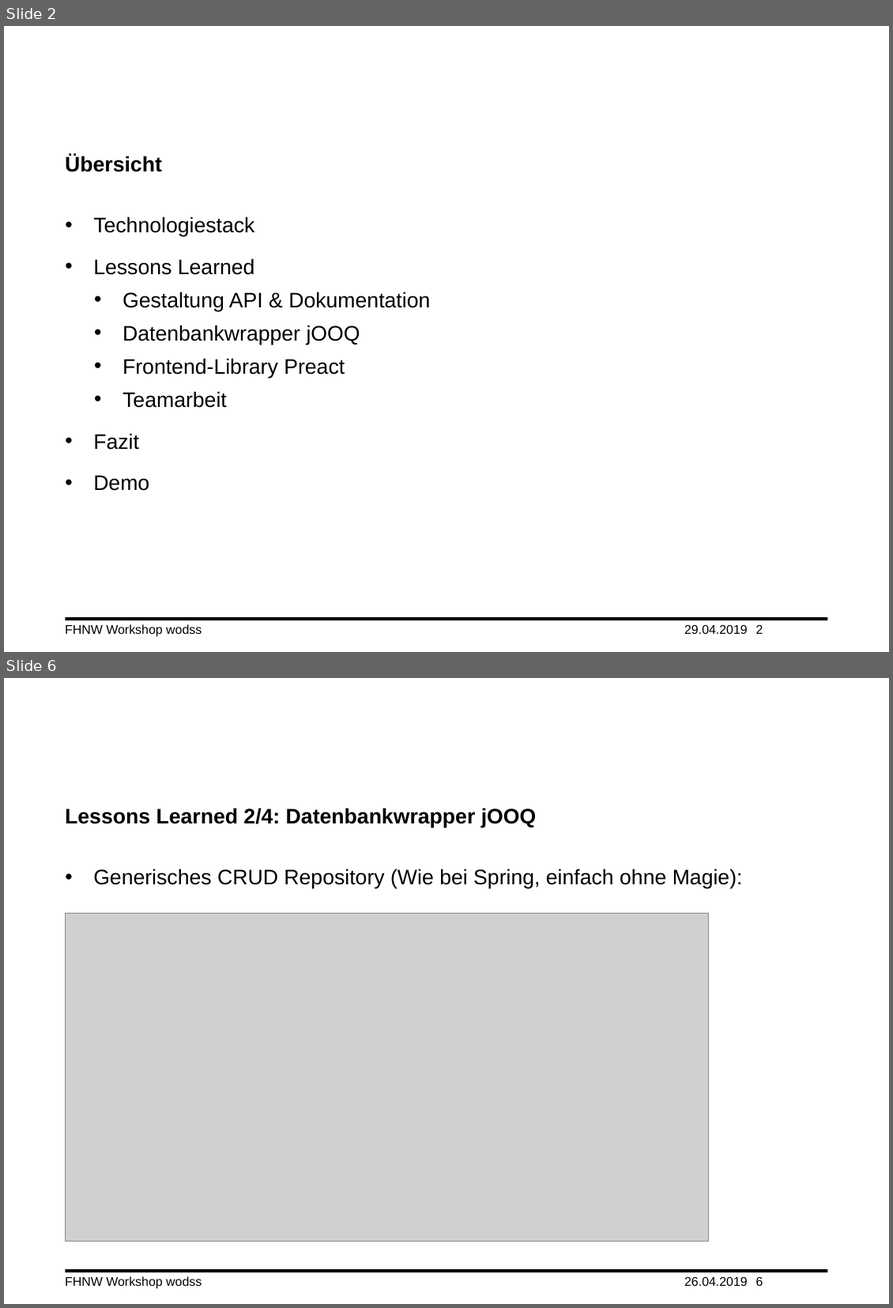
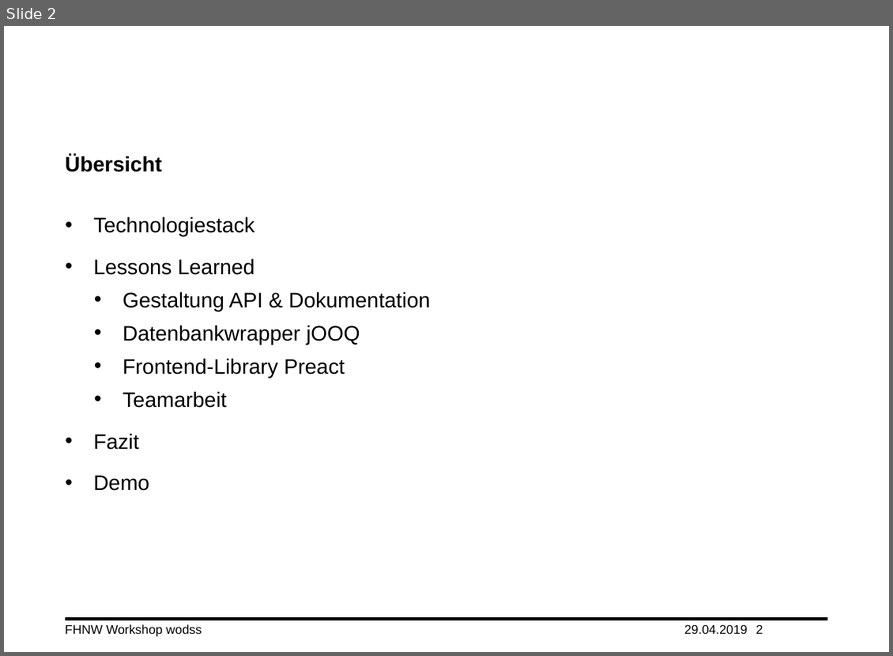
Before and after one commit to swaechter/fhnw-wodss, a slide deck: doc/Praesentation.pptx. Shown one above the other, each under a label of ours: slides 2 and 6 before the commit, slide 2 after it; the slides between them are not shown. The pictures are 893x1308 and 893x656 pixels, drawn with LibreOffice and Linux fonts; fonts in the diff are those of the drawing; grey boxes stand for pictures; background and template pictures are left out. Boxes give left, top, right and bottom in pixels: in the first picture for what was removed or moved away, otherwise in the second. Text is boxed around its words. In the diff, an @@ line names an element or a change of style, - is before the commit and + after.

```diff
--- a/doc/Praesentation.pptx
+++ b/doc/Praesentation.pptx
@@ slide 6 removed at box(4, 678, 889, 1304), background #FFFFFF; not listed: 1 template element that a slide beside it also shows @@
@@ title removed at box(65, 808, 536, 828) @@
-Lessons Learned 2/4: Datenbankwrapper jOOQ
@@ text removed at box(93, 868, 743, 888) @@
-• Generisches CRUD Repository (Wie bei Spring, einfach ohne Magie):
@@ picture removed at box(66, 913, 709, 1241) @@
@@ text removed at box(65, 1276, 202, 1289) @@
-FHNW Workshop wodss
@@ text removed at box(684, 1277, 747, 1286) @@
-26.04.2019
@@ page number removed at box(756, 1277, 763, 1286) @@
-6
```
Also in this commit, not shown: 12 slides changed, 2 other files.
